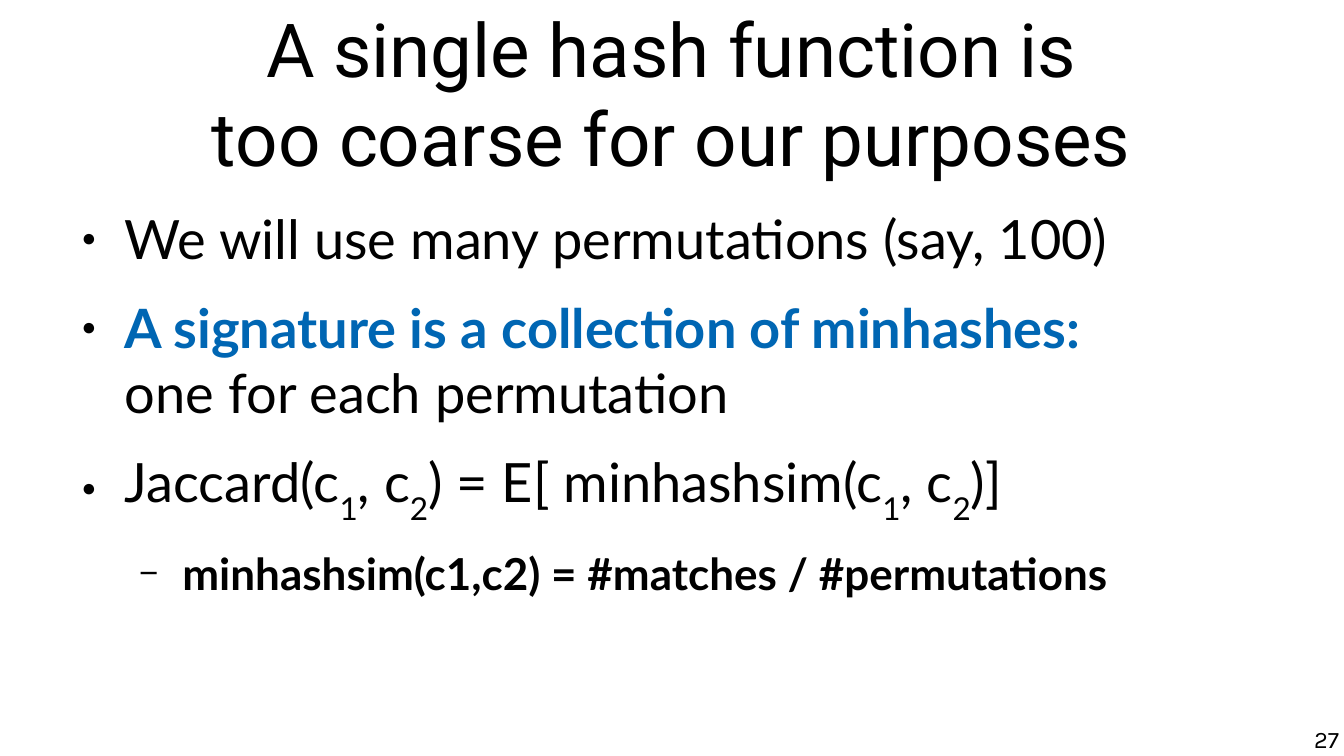
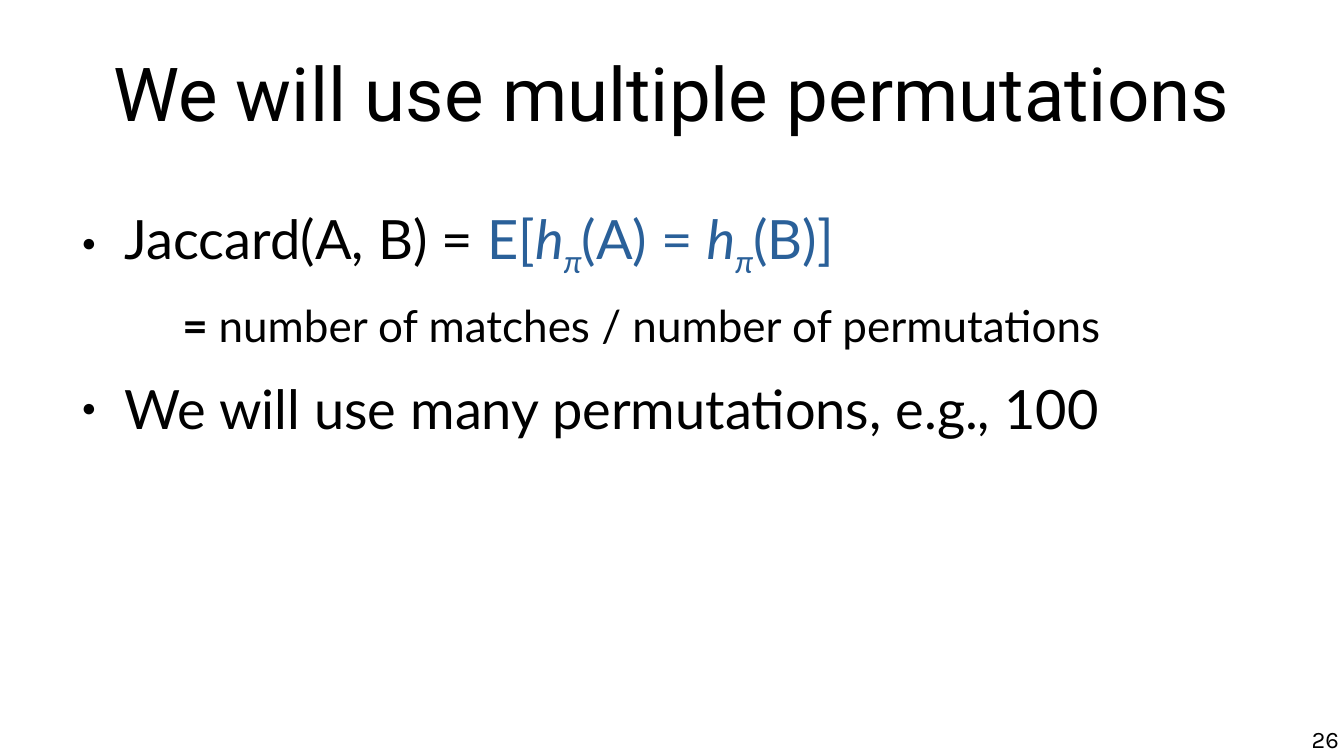
Before and after one commit to marco-calautti/data-mining-course, a slide deck: slide 26 of theory/odp/tt08_near_duplicates.odp (slide 27 before the commit). Drawn at 1344x756 pixels with LibreOffice and Linux fonts; fonts in the diff are those of the drawing. Boxes give left, top, right and bottom in pixels: in the first picture for what was removed or moved away, otherwise in the second. Text is boxed around its words. In the diff, an @@ line names an element or a change of style, - is before the commit and + after.

```diff
--- a/theory/odp/tt08_near_duplicates.odp
+++ b/theory/odp/tt08_near_duplicates.odp
@@ title at <box>113,65,1229,136</box>: text changed @@
-A single hash function is
-too coarse for our purposes
+We will use multiple permutations
@@ text at <box>125,217,1100,439</box>: text changed @@
-● We will use many permutations (say, 100)
-● A signature is a collection of minhashes:
-  one for each permutation
-● Jaccard(c1, c2) = E[ minhashsim(c1, c2)]
-  − minhashsim(c1,c2) = #matches / #permutations
+● Jaccard(A, B) = E[hπ(A) = hπ(B)]
+  = number of matches / number of permutations
+● We will use many permutations, e.g., 100
@@ page number at <box>1312,733,1339,749</box>: text changed @@
-27
+26
```
Also in this commit, not shown: 9 other slides changed, 1 slide added, 2 slides removed, 6 other files.
